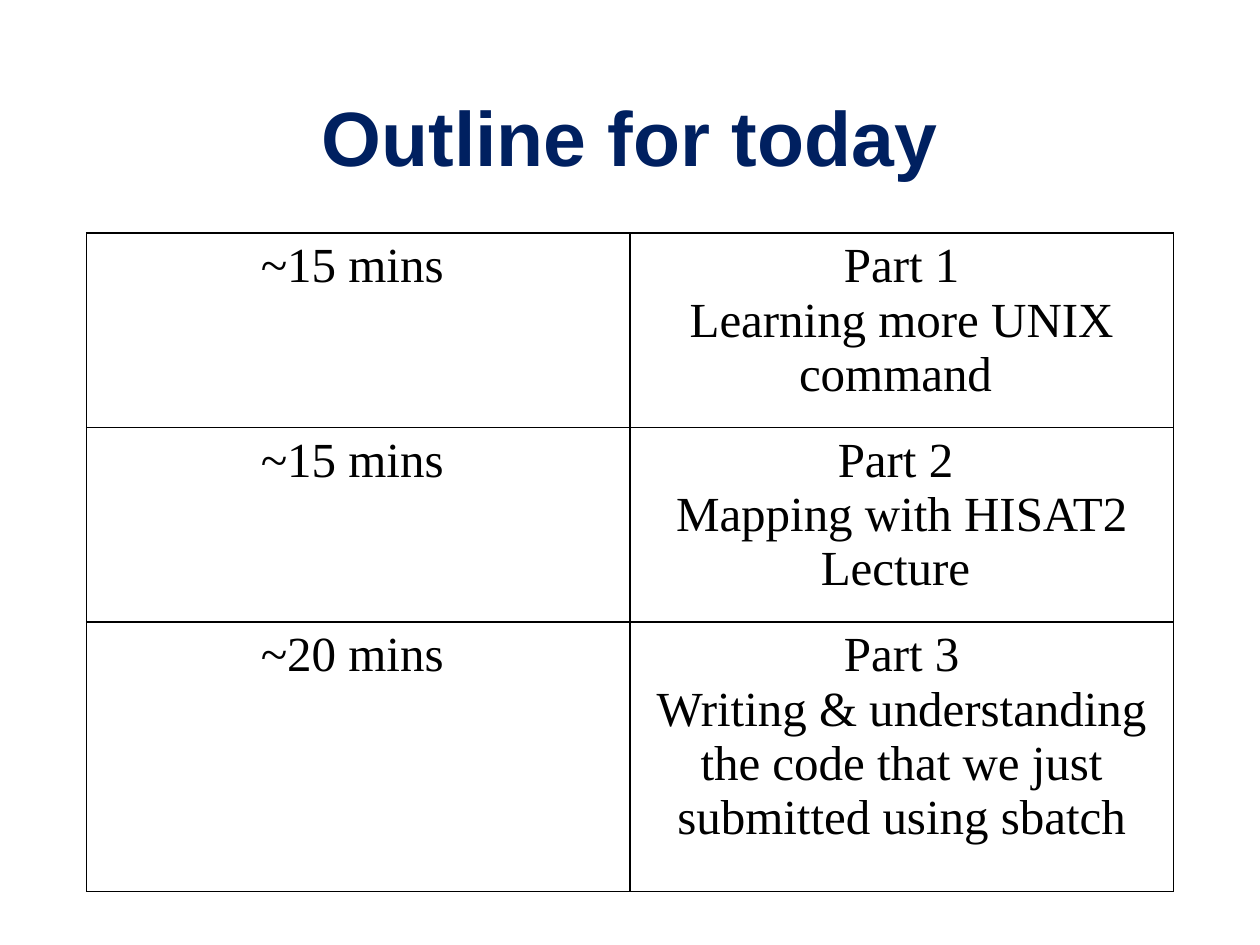
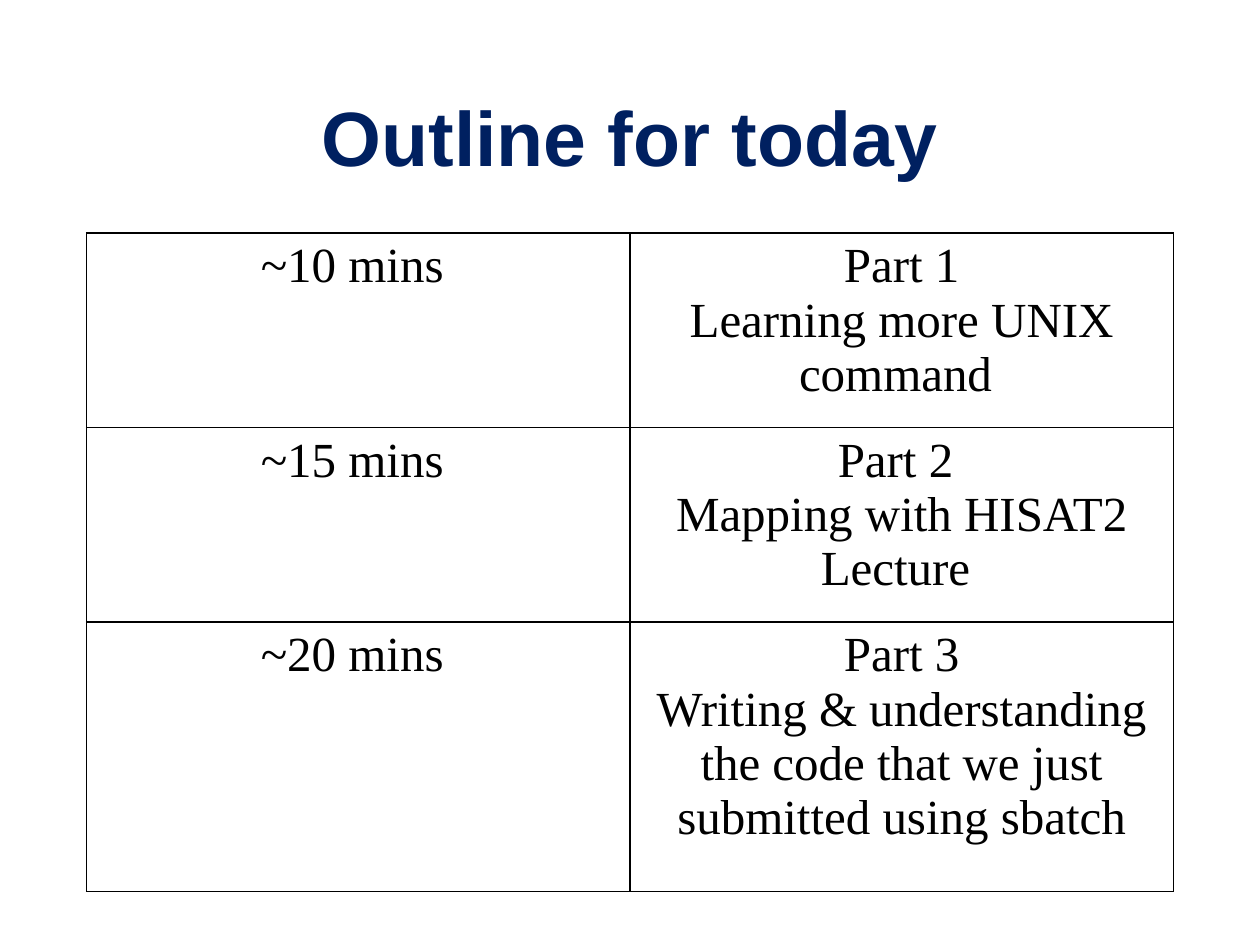
Before and after one commit to PRodriguez19/Intro-to-rnaseq, a slide deck: slide 4 of lectures/Lecture9-MMG232.pptx. Drawn at 1260x945 pixels with LibreOffice and Linux fonts; fonts in the diff are those of the drawing. Boxes give left, top, right and bottom in pixels: in the first picture for what was removed or moved away, otherwise in the second. Text is boxed around its words. In the diff, an @@ line names an element or a change of style, - is before the commit and + after.

```diff
--- a/lectures/Lecture9-MMG232.pptx
+++ b/lectures/Lecture9-MMG232.pptx
@@ table at [87,233,1173,892] @@
-row 1, column 1: ~15 mins
+row 1, column 1: ~10 mins
```
Also in this commit, not shown: 6 other slides changed, 6 slides added, 1 other file.
